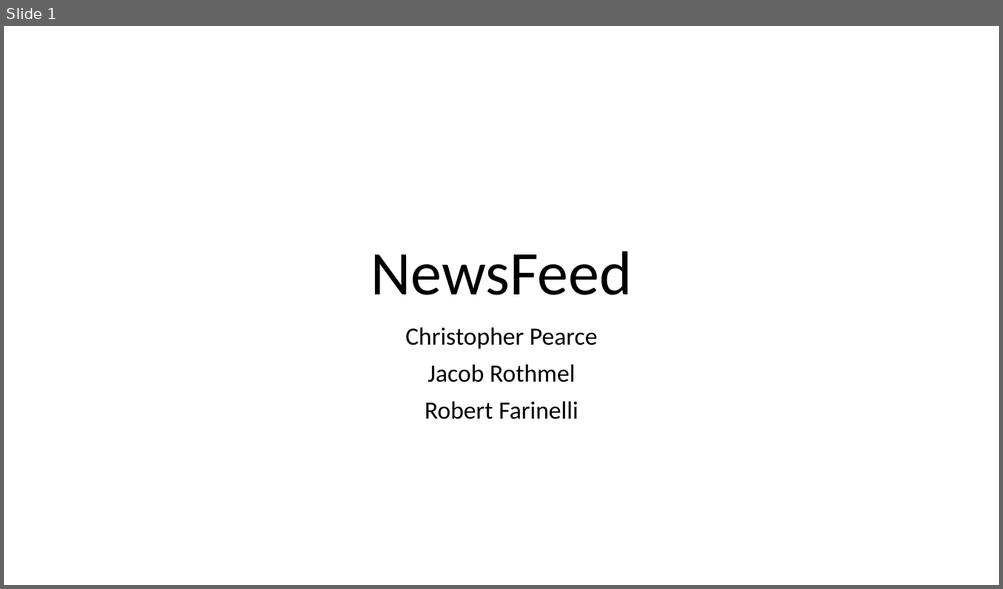
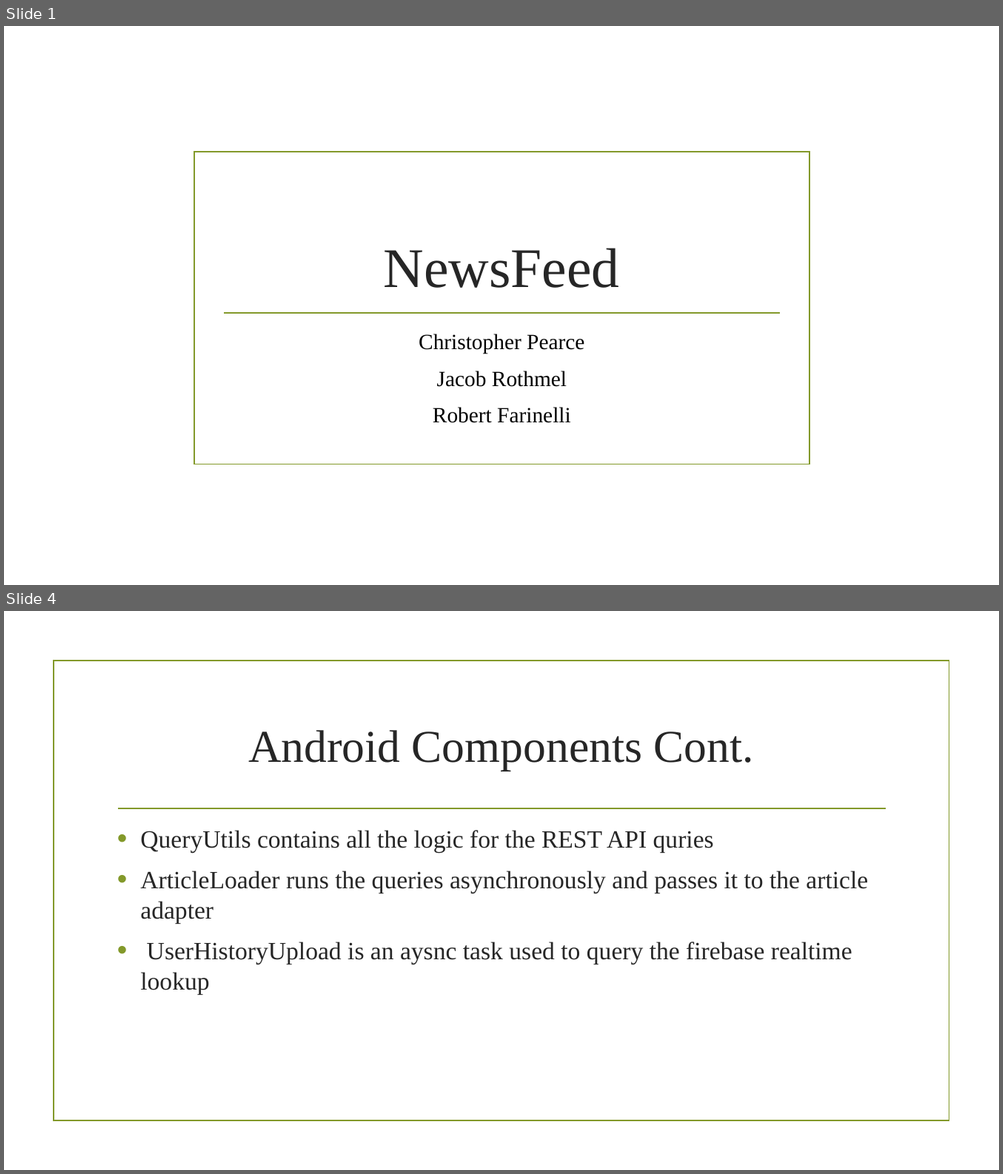
Before and after one commit to cp0153/NewsFeed, a slide deck: final/Final_presentation.pptx. Shown one above the other, each under a label of ours: slide 1 before the commit, slides 1 and 4 after it; the slides between them are not shown. The pictures are 1003x589 and 1003x1174 pixels, drawn with LibreOffice and Linux fonts; fonts in the diff are those of the drawing; background and template pictures are left out. Boxes give left, top, right and bottom in pixels: in the first picture for what was removed or moved away, otherwise in the second. Text is boxed around its words. In the diff, an @@ line names an element or a change of style, - is before the commit and + after.

```diff
--- a/final/Final_presentation.pptx
+++ b/final/Final_presentation.pptx
@@ slide 4 added at box(4, 611, 999, 1170), background picture (left out) @@
@@ rectangle added at box(54, 661, 948, 1122), outline #83992A 1.25 pt @@
@@ title added at box(248, 730, 754, 771), 44 pt, text #262626 @@
+Android Components Cont.
@@ line added from (118, 809) to (885, 809), #83992A 1.25 pt @@
@@ text added at box(140, 830, 868, 994), 24 pt, text #262626 @@
+• QueryUtils contains all the logic for the REST API quries
+• ArticleLoader runs the queries asynchronously and passes it to the article adapter
+• UserHistoryUpload is an aysnc task used to query the firebase realtime lookup
@@ slide 1 changed as well @@
@@ rectangle added at box(194, 152, 810, 465), outline #83992A 1.25 pt @@
@@ title "NewsFeed": place and size @@
-title "NewsFeed" at box(371, 251, 632, 295)
+title "NewsFeed" at box(384, 248, 620, 288)
@@ title "NewsFeed" at box(384, 248, 620, 288): size 60 to 54 pt, font Calibri to Times New Roman, text colour #000000 to #262626; line spacing 0.9 to 1 @@
@@ line added from (223, 313) to (780, 313), #83992A 1.25 pt @@
@@ subtitle "Christopher Pearce": place and size @@
-subtitle "Christopher Pearce" at box(405, 327, 597, 420)
+subtitle "Christopher Pearce" at box(418, 334, 584, 423)
@@ subtitle "Christopher Pearce" at box(418, 334, 584, 423): size 24 to 21 pt, font Calibri to Times New Roman; line spacing 0.9 to 1 @@
```
Also in this commit, not shown: 6 other slides added, 1 slide removed, 3 other files.
